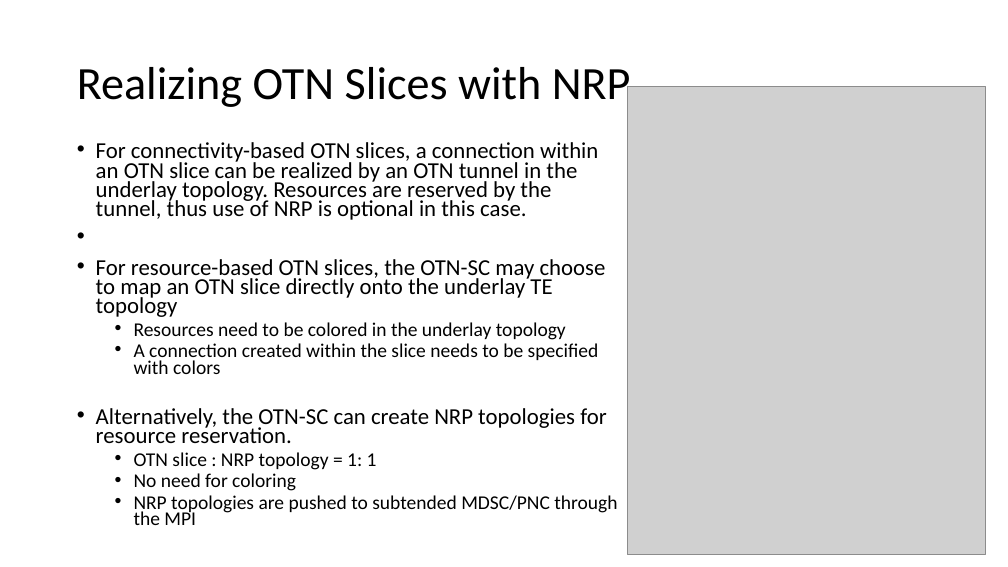
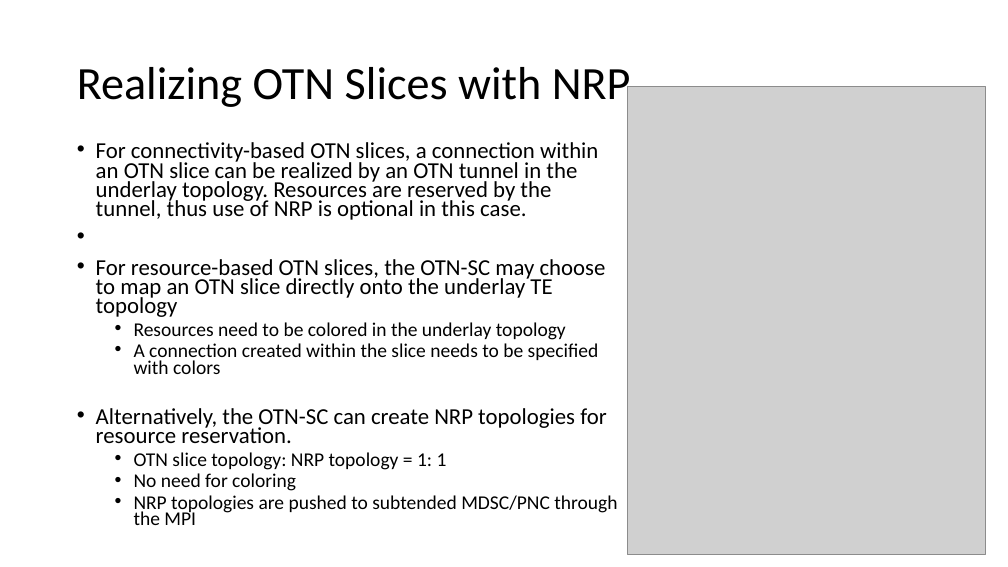
Before and after one commit to aguoietf/ietf-ccamp-yang-otn-slicing, a slide deck: slide 4 of Meeting Materials/draft-ietf-ccamp-yang-otn-slicing-02.pptx. Drawn at 1008x567 pixels with LibreOffice and Linux fonts; fonts in the diff are those of the drawing; grey boxes stand for pictures. Boxes give left, top, right and bottom in pixels: in the first picture for what was removed or moved away, otherwise in the second. Text is boxed around its words. In the diff, an @@ line names an element or a change of style, - is before the commit and + after.

```diff
--- a/Meeting Materials/draft-ietf-ccamp-yang-otn-slicing-02.pptx
+++ b/Meeting Materials/draft-ietf-ccamp-yang-otn-slicing-02.pptx
@@ text at [134,452,447,470]: text changed @@
-  • OTN slice : NRP topology = 1: 1
+  • OTN slice topology: NRP topology = 1: 1
```
Also in this commit, not shown: 4 other slides changed.
